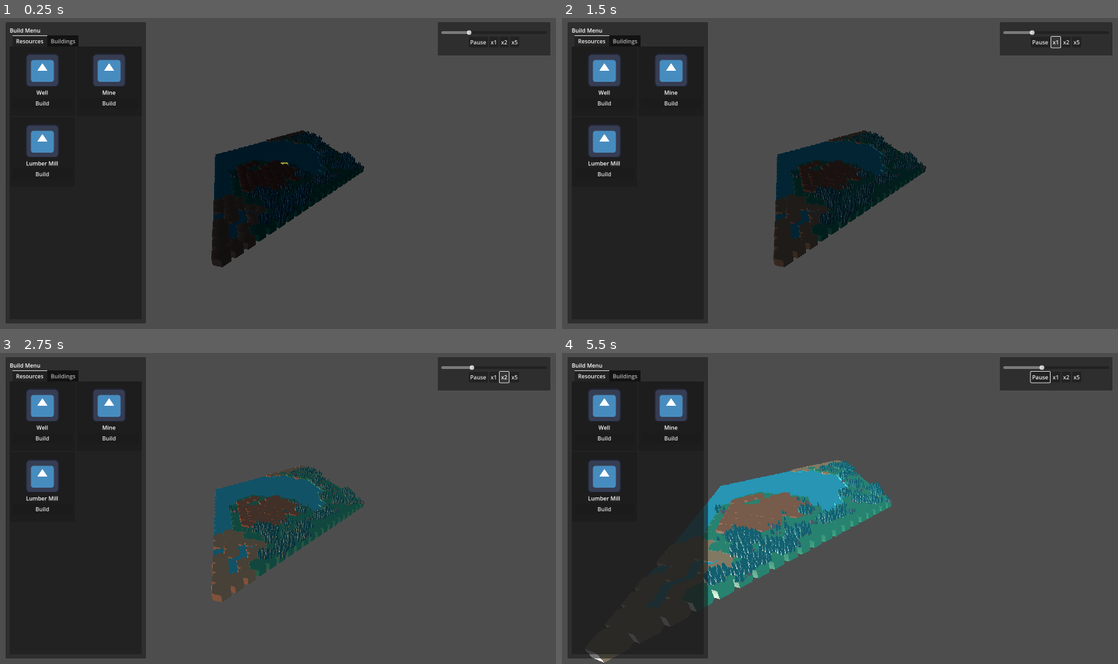
Above: before the commit, frames 1-4 (two rows, left to right).
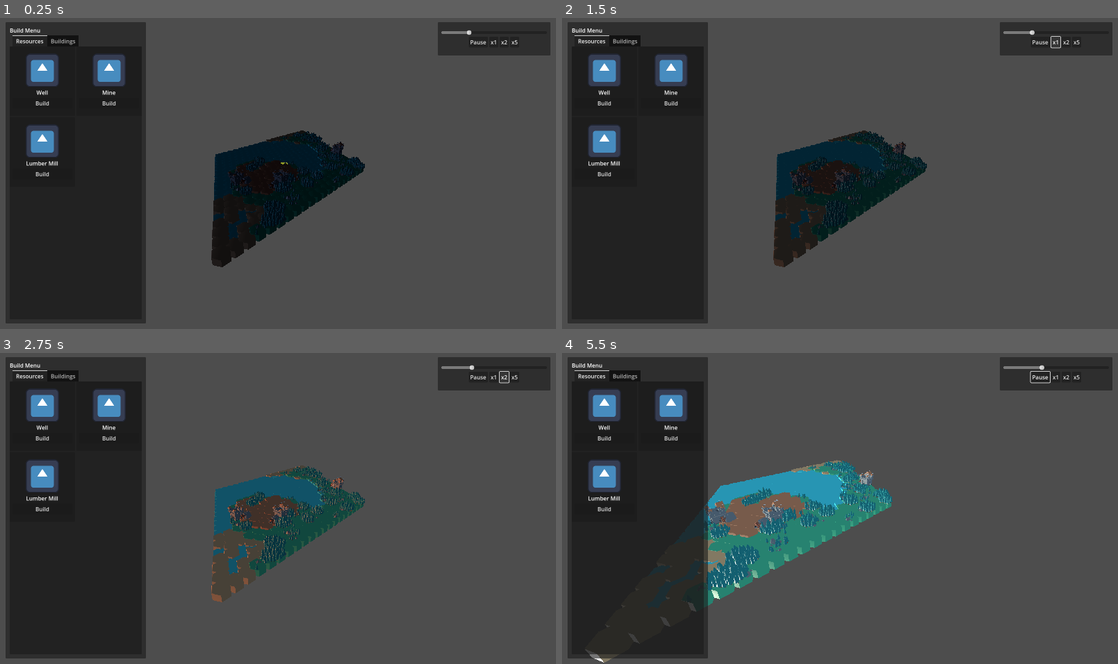
Above: after the commit, the same moments.

Repository: batazor/breakpoint
Game: Godot game, scene res://scenes/main.tscn
Same seed, same stepped clock (60 frames per second), same inputs: the game is played once before the commit and once after it. The engine's default icon, where the game draws it, is replaced by a stand-in: a white triangle on a blue panel in a dark square.
Inputs (mouse positions are in pixels of both pictures, inside the frame that each line leads up to):
- Up to frame 1 (0.25 s): no input
- Up to frame 2 (1.5 s): click "Build" at 0.5 s; click "x1" at 1.25 s
- Up to frame 3 (2.75 s): click "x2" at 2 s
- Up to frame 4 (5.5 s): click "x5" at 2.75 s; click "Pause" at 3.5 s; click "Resume" at 4.25 s; move the mouse to (606, 415) at 5.02 s; hold D (move_right) from 5.03 s (still down); hold Mouse wheel up (zoom_in) from 5.03 s (still down); click (606, 415) at 5.17 s

The runs differ from the first frame. In frame 1, 0.7% of the frame differs, in the area x 41-66%, y 36-70%; in frame 2, 0.9%; in frame 3, 1.3%; in frame 4, 3.4%, in the area x 25-60%, y 34-77%.

Commit message:
add castle

Diff:
--- a/assets/resources/well_resource.tres
+++ b/assets/resources/well_resource.tres
@@ -10,3 +10,4 @@
 icon = ExtResource("2")
 scene = ExtResource("3")
 buildable_tiles = ["plains", "sand"]
+category = "resource"
--- a/scenes/ui/build_menu.tscn
+++ b/scenes/ui/build_menu.tscn
@@ -62,9 +62,16 @@
 size_flags_horizontal = 3
 size_flags_vertical = 3
 
-[node name="BuildingsLabel" type="Label" parent="BuildPanel/PanelMargin/PanelVBox/Tabs/Buildings"]
+[node name="BuildingsVBox" type="VBoxContainer" parent="BuildPanel/PanelMargin/PanelVBox/Tabs/Buildings"]
 size_flags_horizontal = 3
 size_flags_vertical = 3
-horizontal_alignment = 1
-vertical_alignment = 1
-text = "Buildings (coming soon)"
+
+[node name="BuildingsScroll" type="ScrollContainer" parent="BuildPanel/PanelMargin/PanelVBox/Tabs/Buildings/BuildingsVBox"]
+size_flags_horizontal = 3
+size_flags_vertical = 3
+
+[node name="BuildingsGrid" type="GridContainer" parent="BuildPanel/PanelMargin/PanelVBox/Tabs/Buildings/BuildingsVBox/BuildingsScroll"]
+unique_name_in_owner = true
+size_flags_horizontal = 3
+size_flags_vertical = 3
+columns = 2
--- a/scripts/build_controller.gd
+++ b/scripts/build_controller.gd
@@ -15,6 +15,14 @@
 @export var placement_height_offset: float = 0.0
 @export var place_on_tile_select: bool = false
 @export var clear_selection_after_build: bool = true
+@export var auto_spawn_fortresses: bool = true
+@export var auto_spawn_fortress_count: int = 3
+@export var auto_spawn_fortress_id: StringName = &"fortress"
+@export var auto_spawn_fortress_min_distance: int = 4
+@export var building_seed: int = 0
+@export var randomize_building_seed: bool = false
+@export var generation_layers: Array[String] = ["fortresses", "fortress_resources", "forest"]
+@export var resource_spawn_radius: int = 1
 
 var build_menu: BuildMenu
 var selected_resource: GameResource
@@ -25,6 +33,18 @@
 var selected_tile_axial: Vector2i = Vector2i(-1, -1)
 var selected_tile_biome: String = ""
 var selected_tile_surface: Vector3 = Vector3.ZERO
+var occupied_tiles: Dictionary = {}
+var building_rng: RandomNumberGenerator = RandomNumberGenerator.new()
+var occupied_axials: Array[Vector2i] = []
+var spawned_fortress_axials: Array[Vector2i] = []
+const HEX_DIRS: Array[Vector2i] = [
+	Vector2i(1, 0),
+	Vector2i(1, -1),
+	Vector2i(0, -1),
+	Vector2i(-1, 0),
+	Vector2i(-1, 1),
+	Vector2i(0, 1),
+]
 
 
 func _ready() -> void:
@@ -44,6 +64,8 @@
 	placement_root = get_node_or_null(placement_root_path)
 	if placement_root == null:
 		placement_root = self
+	_init_building_rng()
+	call_deferred("_run_generation_layers")
 
 
 func _process(_delta: float) -> void:
@@ -76,7 +98,7 @@
 	_clear_ghost()
 	if selected_resource == null or selected_resource.scene == null:
 		return
-	var inst := selected_resource.scene.instantiate()
+	var inst: Node = selected_resource.scene.instantiate()
 	if inst is Node3D:
 		ghost_instance = inst
 	else:
@@ -173,7 +195,7 @@
 func place_selected_at_world(pos: Vector3) -> void:
 	if selected_resource == null or selected_resource.scene == null:
 		return
-	var inst := selected_resource.scene.instantiate()
+	var inst: Node = selected_resource.scene.instantiate()
 	if inst is Node3D:
 		var node := inst as Node3D
 		node.global_position = pos
@@ -184,6 +206,8 @@
 	selected_tile_axial = axial
 	selected_tile_biome = biome_name
 	selected_tile_surface = surface_pos
+	if build_menu != null and build_menu.has_method("set_tile_context"):
+		build_menu.set_tile_context(biome_name, true)
 	if place_on_tile_select:
 		_try_place_selected_resource()
 
@@ -193,14 +217,11 @@
 		return false
 	if selected_tile_axial.x < 0 or selected_tile_axial.y < 0:
 		return false
-	if not _is_tile_allowed(selected_resource, selected_tile_biome):
-		return false
-	var pos := selected_tile_surface + Vector3(0.0, placement_height_offset, 0.0)
-	place_selected_at_world(pos)
-	if clear_selection_after_build:
+	var placed: bool = _place_resource_on_tile(selected_resource, selected_tile_axial)
+	if placed and clear_selection_after_build:
 		selected_resource = null
 		_clear_ghost()
-	return true
+	return placed
 
 
 func _is_tile_allowed(resource: GameResource, biome_name: String) -> bool:
@@ -212,3 +233,275 @@
 		if String(tile) == biome_name:
 			return true
 	return false
+
+
+func _place_resource_on_tile(resource: GameResource, axial: Vector2i) -> bool:
+	if resource == null or resource.scene == null:
+		return false
+	if _is_tile_occupied(axial):
+		return false
+	var biome_name: String = _get_tile_biome_name(axial)
+	if biome_name.is_empty():
+		return false
+	if not _is_tile_allowed(resource, biome_name):
+		return false
+	var surface_pos: Vector3 = _get_tile_surface(axial)
+	var pos: Vector3 = surface_pos + Vector3(0.0, placement_height_offset, 0.0)
+	_place_resource_instance(resource, pos)
+	_mark_tile_occupied(axial)
+	return true
+
+
+func _get_tile_biome_name(axial: Vector2i) -> String:
+	if grid != null and grid.has_method("get_tile_biome_name"):
+		var value: Variant = grid.call("get_tile_biome_name", axial)
+		if value is String:
+			return value
+	return ""
+
+
+func _get_tile_surface(axial: Vector2i) -> Vector3:
+	if grid != null and grid.has_method("get_tile_surface_position"):
+		var value: Variant = grid.call("get_tile_surface_position", axial)
+		if value is Vector3:
+			return value
+	return HexUtil.axial_to_world(axial.x, axial.y, hex_radius)
+
+
+func _place_resource_instance(resource: GameResource, pos: Vector3) -> void:
+	var inst: Node = resource.scene.instantiate()
+	if inst is Node3D:
+		var node := inst as Node3D
+		node.global_position = pos
+		placement_root.add_child(node)
+		return
+	var wrapper := Node3D.new()
+	wrapper.global_position = pos
+	wrapper.add_child(inst)
+	placement_root.add_child(wrapper)
+
+
+func _axial_key(axial: Vector2i) -> String:
+	return "%d,%d" % [axial.x, axial.y]
+
+
+func _is_tile_occupied(axial: Vector2i) -> bool:
+	return occupied_tiles.has(_axial_key(axial))
+
+
+func _mark_tile_occupied(axial: Vector2i) -> void:
+	var key := _axial_key(axial)
+	if occupied_tiles.has(key):
+		return
+	occupied_tiles[key] = true
+	occupied_axials.append(axial)
+
+
+func _init_building_rng() -> void:
+	building_rng = RandomNumberGenerator.new()
+	if randomize_building_seed:
+		building_rng.randomize()
+		return
+	if building_seed != 0:
+		building_rng.seed = building_seed
+		return
+	if grid != null and grid.has_method("get"):
+		var value: Variant = grid.get("height_seed")
+		if typeof(value) == TYPE_INT:
+			building_rng.seed = int(value)
+			return
+	building_rng.seed = 1
+
+
+func _spawn_forest_after_buildings() -> void:
+	if grid == null:
+		return
+	if grid.has_method("scatter_forest"):
+		grid.call("scatter_forest", occupied_axials)
+
+
+func _run_generation_layers() -> void:
+	spawned_fortress_axials.clear()
+	for layer_name: String in generation_layers:
+		var layer: String = layer_name.strip_edges().to_lower()
+		if layer == "fortresses":
+			spawned_fortress_axials = _spawn_fortresses()
+		elif layer == "fortress_resources":
+			_spawn_resources_near_fortresses(spawned_fortress_axials)
+		elif layer == "forest":
+			_spawn_forest_after_buildings()
+
+
+func _spawn_fortresses() -> Array[Vector2i]:
+	var result: Array[Vector2i] = []
+	if not auto_spawn_fortresses:
+		return result
+	var fortress: GameResource = _find_resource_by_id(auto_spawn_fortress_id)
+	if fortress == null:
+		push_warning("Fortress resource not found: %s" % auto_spawn_fortress_id)
+		return result
+	result = _spawn_random_resource(fortress, auto_spawn_fortress_count, auto_spawn_fortress_min_distance)
+	return result
+
+
+func _spawn_resources_near_fortresses(fortresses: Array[Vector2i]) -> void:
+	if fortresses.is_empty():
+		return
+	for fortress_axial: Vector2i in fortresses:
+		_spawn_resource_near_fortress(fortress_axial)
+
+
+func _spawn_resource_near_fortress(fortress_axial: Vector2i) -> void:
+	var candidates: Array[Vector2i] = _neighbor_candidates(fortress_axial, resource_spawn_radius)
+	if candidates.is_empty():
+		return
+	var scored: Array[Vector2i] = []
+	for axial: Vector2i in candidates:
+		if _is_tile_occupied(axial):
+			continue
+		var biome_name: String = _get_tile_biome_name(axial)
+		if biome_name.is_empty():
+			continue
+		if _get_resource_candidates_for_biome(biome_name).is_empty():
+			continue
+		scored.append(axial)
+	if scored.is_empty():
+		return
+	var idx: int = building_rng.randi_range(0, scored.size() - 1)
+	var target: Vector2i = scored[idx]
+	var biome_name: String = _get_tile_biome_name(target)
+	var resources: Array[GameResource] = _get_resource_candidates_for_biome(biome_name)
+	if resources.is_empty():
+		return
+	var res_idx: int = building_rng.randi_range(0, resources.size() - 1)
+	var resource: GameResource = resources[res_idx]
+	_place_resource_on_tile(resource, target)
+
+
+func _neighbor_candidates(center: Vector2i, radius: int) -> Array[Vector2i]:
+	var result: Array[Vector2i] = []
+	var r: int = max(radius, 1)
+	if r == 1:
+		for dir: Vector2i in HEX_DIRS:
+			result.append(center + dir)
+		return result
+	for q in range(-r, r + 1):
+		for s in range(-r, r + 1):
+			var rr: int = -q - s
+			if max(abs(q), max(abs(s), abs(rr))) > r:
+				continue
+			if q == 0 and s == 0:
+				continue
+			result.append(Vector2i(center.x + q, center.y + s))
+	return result
+
+
+func _get_resource_candidates_for_biome(biome_name: String) -> Array[GameResource]:
+	var resources: Array[GameResource] = []
+	if build_menu == null:
+		return resources
+	for res in build_menu.get_all_resources():
+		if res == null:
+			continue
+		if res.category != "resource":
+			continue
+		if res.can_build_on(biome_name):
+			resources.append(res)
+	return resources
+
+
+func _find_resource_by_id(resource_id: StringName) -> GameResource:
+	if build_menu != null and build_menu.has_method("get_all_resources"):
+		for res in build_menu.get_all_resources():
+			if res != null and res.id == resource_id:
+				return res
+	if build_menu != null:
+		for res in build_menu.resources:
+			if res != null and res.id == resource_id:
+				return res
+		for res in build_menu.buildings:
+			if res != null and res.id == resource_id:
+				return res
+	return null
+
+
+func _spawn_random_resource(resource: GameResource, count: int, min_distance: int = 0) -> Array[Vector2i]:
+	if resource == null or grid == null:
+		return []
+	var width: int = 0
+	var height: int = 0
+	if grid.has_method("get"):
+		var w_val: Variant = grid.get("map_width")
+		var h_val: Variant = grid.get("map_height")
+		if typeof(w_val) == TYPE_INT:
+			width = int(w_val)
+		if typeof(h_val) == TYPE_INT:
+			height = int(h_val)
+	if width <= 0 or height <= 0:
+		return []
+
+	var candidates: Array[Vector2i] = []
+	for r in range(height):
+		for q in range(width):
+			var axial := Vector2i(q, r)
+			if _is_tile_occupied(axial):
+				continue
+			var biome_name: String = _get_tile_biome_name(axial)
+			if biome_name.is_empty():
+				continue
+			if not _is_tile_allowed(resource, biome_name):
+				continue
+			candidates.append(axial)
+
+	var to_spawn: int = min(count, candidates.size())
+	if to_spawn <= 0:
+		return []
+
+	var base_candidates: Array[Vector2i] = candidates.duplicate()
+	var remaining: Array[Vector2i] = base_candidates.duplicate()
+	var placed_axials: Array[Vector2i] = []
+	var min_dist: int = max(min_distance, 0)
+
+	while placed_axials.size() < to_spawn and not remaining.is_empty():
+		var idx: int = building_rng.randi_range(0, remaining.size() - 1)
+		var axial: Vector2i = remaining[idx]
+		remaining.remove_at(idx)
+		if min_dist > 0 and not _is_far_enough(axial, placed_axials, min_dist):
+			continue
+		if _place_resource_on_tile(resource, axial):
+			placed_axials.append(axial)
+
+	if placed_axials.size() < to_spawn and min_dist > 0:
+		var fallback: Array[Vector2i] = []
+		for axial: Vector2i in base_candidates:
+			if _is_axial_in_list(axial, placed_axials):
+				continue
+			fallback.append(axial)
+		while placed_axials.size() < to_spawn and not fallback.is_empty():
+			var idx: int = building_rng.randi_range(0, fallback.size() - 1)
+			var axial: Vector2i = fallback[idx]
+			fallback.remove_at(idx)
+			if _place_resource_on_tile(resource, axial):
+				placed_axials.append(axial)
+	return placed_axials
+
+
+func _is_far_enough(axial: Vector2i, placed: Array[Vector2i], min_distance: int) -> bool:
+	for other: Vector2i in placed:
+		if _axial_distance(axial, other) < min_distance:
+			return false
+	return true
+
+
+func _axial_distance(a: Vector2i, b: Vector2i) -> int:
+	var dq: int = abs(a.x - b.x)
+	var dr: int = abs(a.y - b.y)
+	var ds: int = abs((-a.x - a.y) - (-b.x - b.y))
+	return max(dq, max(dr, ds))
+
+
+func _is_axial_in_list(axial: Vector2i, list: Array[Vector2i]) -> bool:
+	for other: Vector2i in list:
+		if other == axial:
+			return true
+	return false
--- a/scripts/game_resource.gd
+++ b/scripts/game_resource.gd
@@ -6,3 +6,13 @@
 @export var icon: Texture2D
 @export var scene: PackedScene
 @export var buildable_tiles: Array = []
+@export var category: String = "resource"
+
+
+func can_build_on(biome_name: String) -> bool:
+	if buildable_tiles.is_empty():
+		return true
+	for tile in buildable_tiles:
+		if String(tile) == biome_name:
+			return true
+	return false
--- a/scripts/hex_grid.gd
+++ b/scripts/hex_grid.gd
@@ -193,7 +193,6 @@
 		_build_mesh_instances()
 
 	_build_colliders()
-	_scatter_forest()
 
 
 func _process(_delta: float) -> void:
@@ -884,7 +883,7 @@
 		forest_rng.seed = height_seed
 
 
-func _scatter_forest() -> void:
+func scatter_forest(blocked_tiles: Array[Vector2i] = []) -> void:
 	if not forest_enabled:
 		return
 	_ensure_forest_scenes()
@@ -893,12 +892,21 @@
 	_ensure_forest_root()
 	_init_forest_rng()
 	forest_positions.clear()
+	if is_instance_valid(forest_root):
+		for child in forest_root.get_children():
+			child.queue_free()
+
+	var blocked: Dictionary = {}
+	for tile: Vector2i in blocked_tiles:
+		blocked[tile] = true
 
 	var min_count: int = max(forest_min_trees, 0)
 	var max_count: int = max(forest_max_trees, min_count)
 
 	for r in range(map_height):
 		for q in range(map_width):
+			if blocked.has(Vector2i(q, r)):
+				continue
 			if not _is_forest_biome(q, r):
 				continue
 			if forest_rng.randf() > forest_spawn_chance:
--- a/scripts/ui/build_menu.gd
+++ b/scripts/ui/build_menu.gd
@@ -6,10 +6,12 @@
 
 @export var resource_card_scene: PackedScene
 @export var resources: Array[GameResource] = []
+@export var buildings: Array[GameResource] = []
 @export var resources_yaml_path: String = "res://resources.yaml"
 @export var use_yaml_resources: bool = true
 
 @onready var resources_grid: GridContainer = %ResourcesGrid
+@onready var buildings_grid: GridContainer = %BuildingsGrid
 
 
 func _ready() -> void:
@@ -17,29 +19,34 @@
 		var yaml_resources := _load_resources_from_yaml()
 		if not yaml_resources.is_empty():
 			_merge_resources(yaml_resources)
-	_rebuild_resource_cards()
-
-
-func _rebuild_resource_cards() -> void:
-	if resources_grid == null:
-		return
-	for child in resources_grid.get_children():
+	_rebuild_cards()
+
+
+func _rebuild_cards() -> void:
+	_rebuild_cards_for_grid(resources_grid, resources, "resources")
+	_rebuild_cards_for_grid(buildings_grid, buildings, "buildings")
+
+
+func _rebuild_cards_for_grid(grid: GridContainer, list: Array[GameResource], label: String) -> void:
+	if grid == null:
+		return
+	for child in grid.get_children():
 		child.queue_free()
 	if resource_card_scene == null:
 		push_warning("Resource card scene is not set.")
 		return
-	for res in resources:
+	for res in list:
 		if res == null:
 			continue
 		var card := resource_card_scene.instantiate() as ResourceCard
 		if card == null:
 			continue
-		resources_grid.add_child(card)
+		grid.add_child(card)
 		card.setup(res)
 		card.resource_selected.connect(_on_card_selected)
 		card.build_pressed.connect(_on_build_pressed)
-	if resources_grid.get_child_count() == 0:
-		push_warning("Build menu has no resources to display.")
+	if grid.get_child_count() == 0:
+		push_warning("Build menu has no %s to display." % label)
 
 
 func _on_card_selected(resource: GameResource) -> void:
@@ -93,6 +100,7 @@
 		if entry.has("buildable_tiles"):
 			res.buildable_tiles = entry["buildable_tiles"]
 
+		res.category = String(entry.get("category", "resource")).to_lower()
 		parsed.append(res)
 	return parsed
 
@@ -105,6 +113,12 @@
 		var res_id := String(res.id)
 		if not res_id.is_empty():
 			seen[res_id] = true
+	for res in buildings:
+		if res == null:
+			continue
+		var res_id := String(res.id)
+		if not res_id.is_empty():
+			seen[res_id] = true
 
 	for res in additional:
 		if res == null:
@@ -112,8 +126,34 @@
 		var res_id := String(res.id)
 		if res_id.is_empty() or seen.has(res_id):
 			continue
-		resources.append(res)
+		if res.category == "building":
+			buildings.append(res)
+		else:
+			resources.append(res)
 		seen[res_id] = true
+
+
+func set_tile_context(biome_name: String, has_selection: bool) -> void:
+	_update_card_states(resources_grid, biome_name, has_selection)
+	_update_card_states(buildings_grid, biome_name, has_selection)
+
+
+func _update_card_states(grid: GridContainer, biome_name: String, has_selection: bool) -> void:
+	if grid == null:
+		return
+	for child in grid.get_children():
+		var card := child as ResourceCard
+		if card == null or card.resource == null:
+			continue
+		var can_build := card.resource.can_build_on(biome_name)
+		card.set_buildable_state(can_build, has_selection)
+
+
+func get_all_resources() -> Array[GameResource]:
+	var combined: Array[GameResource] = []
+	combined.append_array(resources)
+	combined.append_array(buildings)
+	return combined
 
 
 func _parse_resources_yaml(text: String) -> Array:
--- a/scripts/ui/resource_card.gd
+++ b/scripts/ui/resource_card.gd
@@ -9,6 +9,9 @@
 @onready var build_button: Button = %BuildButton
 
 var resource: GameResource
+@export var buildable_tint: Color = Color(0.75, 1.0, 0.75, 1.0)
+@export var blocked_tint: Color = Color(1.0, 0.75, 0.75, 1.0)
+@export var neutral_tint: Color = Color(1.0, 1.0, 1.0, 1.0)
 
 
 func _ready() -> void:
@@ -21,6 +24,7 @@
 		return
 	title_label.text = resource.title
 	icon_rect.texture = resource.icon
+	set_buildable_state(true, false)
 
 
 func _gui_input(event: InputEvent) -> void:
@@ -36,3 +40,10 @@
 		return
 	emit_signal("resource_selected", resource)
 	emit_signal("build_pressed", resource)
+
+
+func set_buildable_state(can_build: bool, has_selection: bool) -> void:
+	if not has_selection:
+		self_modulate = neutral_tint
+		return
+	self_modulate = buildable_tint if can_build else blocked_tint
Not shown, changed: resources.yaml
